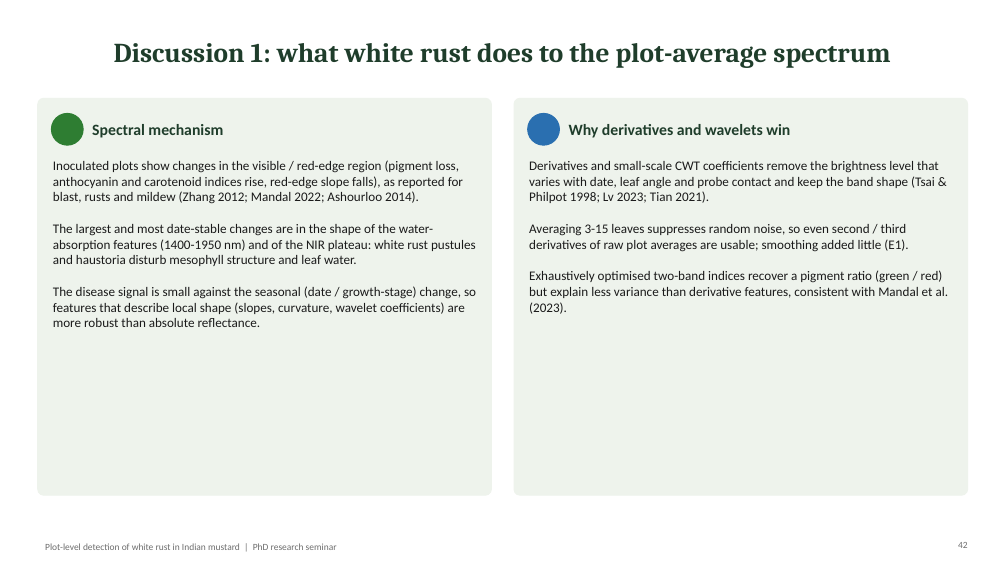
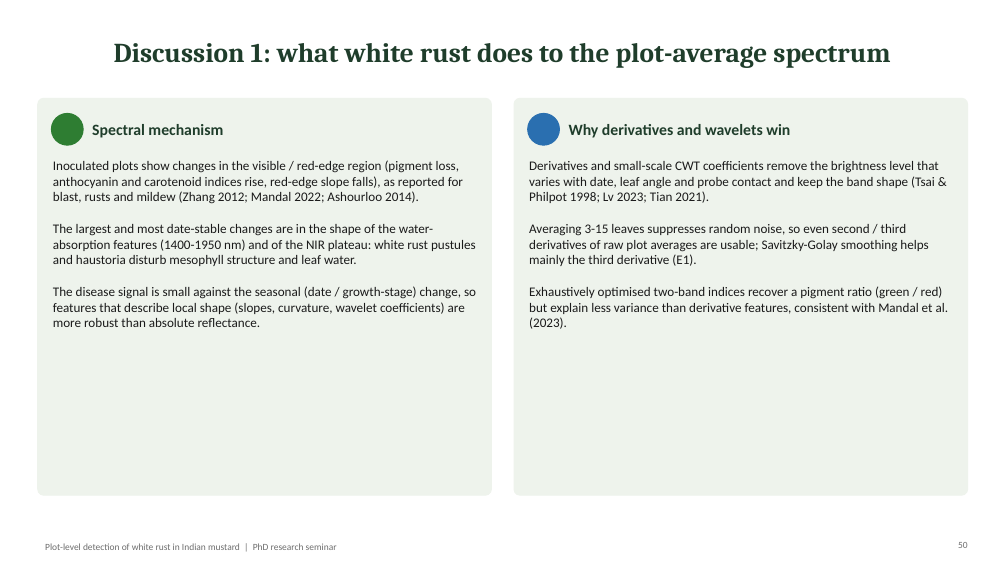
Before and after one commit to animesh809359-afk/sonu, a slide deck: slide 50 of white_rust_plot_analysis/outputs/WhiteRust_Mustard_PlotLevel_PhD_Seminar.pptx (slide 42 before the commit). Drawn at 1008x567 pixels with LibreOffice and Linux fonts; fonts in the diff are those of the drawing. Boxes give left, top, right and bottom in pixels: in the first picture for what was removed or moved away, otherwise in the second. Text is boxed around its words. In the diff, an @@ line names an element or a change of style, - is before the commit and + after.

```diff
--- a/white_rust_plot_analysis/outputs/WhiteRust_Mustard_PlotLevel_PhD_Seminar.pptx
+++ b/white_rust_plot_analysis/outputs/WhiteRust_Mustard_PlotLevel_PhD_Seminar.pptx
@@ text at (529,224,928,266): text changed @@
-Averaging 3-15 leaves suppresses random noise, so even second / third derivatives of raw plot averages are usable; smoothing added little (E1).
+Averaging 3-15 leaves suppresses random noise, so even second / third derivatives of raw plot averages are usable; Savitzky-Golay smoothing helps mainly the third derivative (E1).
@@ page number at (958,542,968,548): text changed @@
-42
+50
```
Also in this commit, not shown: 12 other slides changed, 8 slides added, 5 other files.
